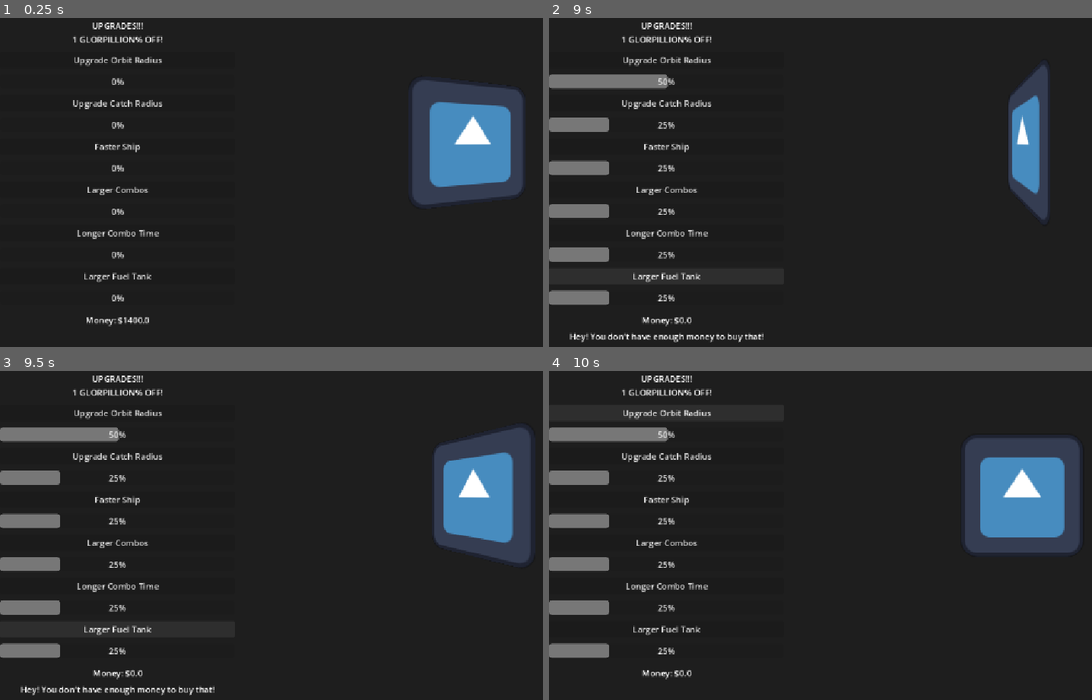
Above: before the commit, frames 1-4 (two rows, left to right).
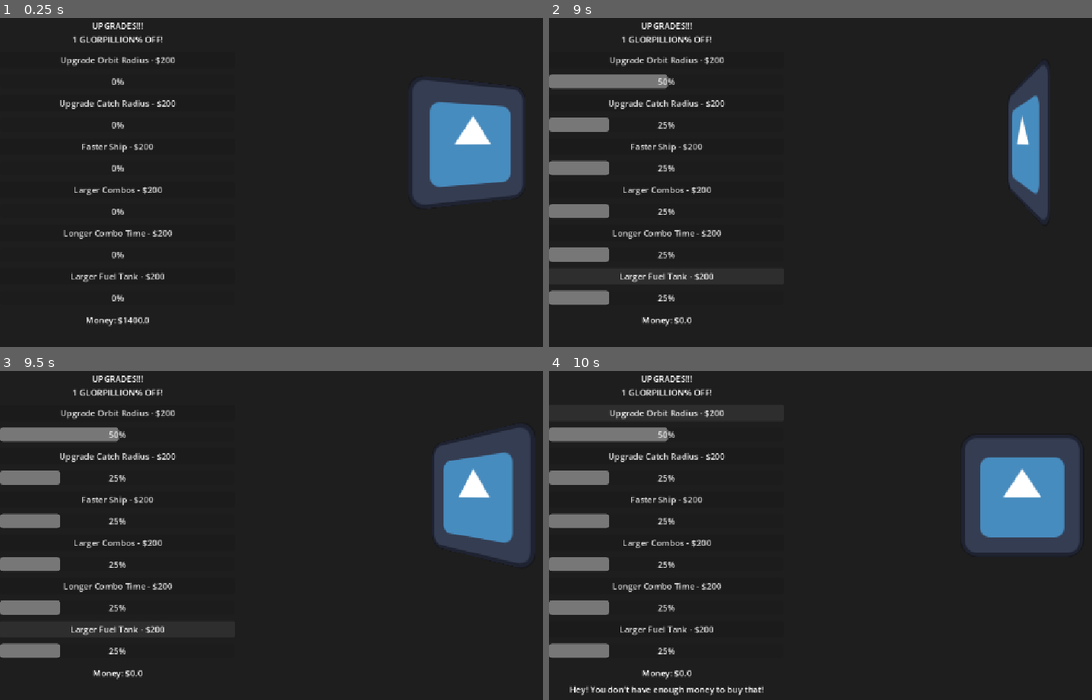
Above: after the commit, the same moments.

Repository: DudeNamedDarcy/CosmicJam2026
Game: Godot game, scene res://market/black_hole_market.tscn
Two runs of this game, one before a commit and one after it. Both use one fixed random seed, a clock stepped at 60 frames per second and the inputs below. The project has no main scene, so this scene is started directly. The engine's default icon, where the game draws it, is replaced by a stand-in: a white triangle on a blue panel in a dark square.
Inputs:
- Up to frame 1 (0.25 s): no input
- Up to frame 2 (9 s): click "Upgrade Orbit Radius" (after the commit: "Upgrade Orbit Radius - $200") at 0.5 s; click "Upgrade Catch Radius" (after the commit: "Upgrade Catch Radius - $200") at 1.25 s; click "Faster Ship" (after the commit: "Faster Ship - $200") at 2 s; click "Larger Combos" (after the commit: "Larger Combos - $200") at 2.75 s; click "Longer Combo Time" (after the commit: "Longer Combo Time - $200") at 3.5 s; click "Larger Fuel Tank" (after the commit: "Larger Fuel Tank - $200") at 4.25 s; click "Upgrade Orbit Radius" (after the commit: "Upgrade Orbit Radius - $200") at 5 s; click "Upgrade Catch Radius" (after the commit: "Upgrade Catch Radius - $200") at 5.75 s; click "Faster Ship" (after the commit: "Faster Ship - $200") at 6.5 s; click "Larger Combos" (after the commit: "Larger Combos - $200") at 7.25 s; click "Longer Combo Time" (after the commit: "Longer Combo Time - $200") at 8 s; click "Larger Fuel Tank" (after the commit: "Larger Fuel Tank - $200") at 8.75 s
- Up to frame 3 (9.5 s): no input
- Up to frame 4 (10 s): click "Upgrade Orbit Radius" (after the commit: "Upgrade Orbit Radius - $200") at 9.5 s

The runs differ from the first frame. In frame 1, 1.4% of the frame differs, in the area x 11-33%, y 11-81%; in frame 2, 1.8%; in frame 3, 1.8%; in frame 4, 1.8%, in the area x 3-40%, y 11-99%.

Commit message:
Organized files and added sound effect for out of money

Diff:
--- a/market/black_hole_market.gd
+++ b/market/black_hole_market.gd
@@ -17,6 +17,8 @@
 @onready var warning_label: Label = %WarningLabel
 
 @onready var cha_ching_audio_stream_player: AudioStreamPlayer = $ChaChingAudioStreamPlayer
+@onready var no_money_stream_player: AudioStreamPlayer = $NoMoneyStreamPlayer
+
 
 #Shoutout to Gwizz for the tutorial on subViewportContainers:
 #https://www.youtube.com/watch?v=K_mZeYLYpgg
@@ -25,6 +27,8 @@
 #https://www.youtube.com/watch?v=6JgycHywKXA
 
 var totalMoney = (ScoreAndUpgrades.money)
+
+var out_of_money_bool = true
 
 # Called when the node enters the scene tree for the first time.
 func _ready() -> void:
@@ -36,10 +40,13 @@
 	money_label.text = "Money: $" + str(totalMoney)
 
 func _out_of_money() -> void:
+	out_of_money_bool = false
+	no_money_stream_player.play()
 	warning_label.text = "Hey! You don't have enough money to buy that!"
-	await get_tree().create_timer(4).timeout
+	await get_tree().create_timer(3).timeout
 	#shoutout this video for making me remember await and making timers in code: https://www.youtube.com/watch?v=1sYgGvrDYag&t=851s
 	warning_label.text = ""
+	out_of_money_bool = true
 
 func _on_orbit_radius_button_pressed() -> void:
 	_handle_money(orbit_radius_progress, 200, orbit_radius_button)
@@ -68,6 +75,7 @@
 		if given_progress_bar.value >= 100:
 			given_button.text = "Sold Out!"
 	elif totalMoney < moneyAmount:
-		_out_of_money()
+		if out_of_money_bool:
+			_out_of_money()
 	else:
 		return
--- a/market/black_hole_market.tscn
+++ b/market/black_hole_market.tscn
@@ -1,8 +1,9 @@
 [gd_scene format=3 uid="uid://bqx38paaff4tm"]
 
 [ext_resource type="Script" uid="uid://bxkqrhvxfy0ky" path="res://market/black_hole_market.gd" id="1_1x0ya"]
-[ext_resource type="AudioStream" uid="uid://dfjggw5mqn4k6" path="res://cha_ching_fixed.wav" id="2_a7kth"]
+[ext_resource type="AudioStream" uid="uid://dfjggw5mqn4k6" path="res://sounds_market/cha_ching_fixed.wav" id="2_a7kth"]
 [ext_resource type="PackedScene" uid="uid://cs88wese704sl" path="res://market/glorp_scene.tscn" id="3_81d4i"]
+[ext_resource type="AudioStream" uid="uid://l4ihbu6r3bhk" path="res://sounds_market/broke_boy_alam_fix.wav" id="4_bq372"]
 
 [node name="BlackHoleMarket" type="CanvasLayer" unique_id=1787878085]
 script = ExtResource("1_1x0ya")
@@ -34,42 +35,42 @@
 
 [node name="OrbitRadiusButton" type="Button" parent="VBoxContainer" unique_id=1910482011]
 layout_mode = 2
-text = "Upgrade Orbit Radius"
+text = "Upgrade Orbit Radius - $200"
 
 [node name="OrbitRadiusProgress" type="ProgressBar" parent="VBoxContainer" unique_id=2120594186]
 layout_mode = 2
 
 [node name="CatchRadiusButton" type="Button" parent="VBoxContainer" unique_id=2122769251]
 layout_mode = 2
-text = "Upgrade Catch Radius"
+text = "Upgrade Catch Radius - $200"
 
 [node name="CatchRadiusProgress" type="ProgressBar" parent="VBoxContainer" unique_id=1156558673]
 layout_mode = 2
 
 [node name="FasterShipButton" type="Button" parent="VBoxContainer" unique_id=1399558802]
 layout_mode = 2
-text = "Faster Ship"
+text = "Faster Ship - $200"
 
 [node name="FasterShipProgress" type="ProgressBar" parent="VBoxContainer" unique_id=258130769]
 layout_mode = 2
 
 [node name="LargerCombosButton" type="Button" parent="VBoxContainer" unique_id=742671000]
 layout_mode = 2
-text = "Larger Combos"
+text = "Larger Combos - $200"
 
 [node name="LargerCombosProgress" type="ProgressBar" parent="VBoxContainer" unique_id=1765536743]
 layout_mode = 2
 
 [node name="LongerComboButton" type="Button" parent="VBoxContainer" unique_id=485726108]
 layout_mode = 2
-text = "Longer Combo Time"
+text = "Longer Combo Time - $200"
 
 [node name="LongerComboProgress" type="ProgressBar" parent="VBoxContainer" unique_id=1980857853]
 layout_mode = 2
 
 [node name="LargerFuelButton" type="Button" parent="VBoxContainer" unique_id=1366612870]
 layout_mode = 2
-text = "Larger Fuel Tank
+text = "Larger Fuel Tank - $200
 "
 
 [node name="LargerFuelProgress" type="ProgressBar" parent="VBoxContainer" unique_id=691125284]
@@ -121,6 +122,9 @@
 
 [node name="GlorpScene" parent="SubViewportContainer/SubViewport" unique_id=1403479836 instance=ExtResource("3_81d4i")]
 
+[node name="NoMoneyStreamPlayer" type="AudioStreamPlayer" parent="." unique_id=320706738]
+stream = ExtResource("4_bq372")
+
 [connection signal="pressed" from="VBoxContainer/OrbitRadiusButton" to="." method="_on_orbit_radius_button_pressed"]
 [connection signal="pressed" from="VBoxContainer/CatchRadiusButton" to="." method="_on_catch_radius_button_pressed"]
 [connection signal="pressed" from="VBoxContainer/FasterShipButton" to="." method="_on_faster_ship_button_pressed"]
Renamed: score_and_upgrades.gd -> singletons/score_and_upgrades.gd
Renamed: score_and_upgrades.gd.uid -> singletons/score_and_upgrades.gd.uid
Not shown, added: sounds_market/broke_boy_alam_fix.wav.import
Not shown, added: sounds_market/broke_boy_alarm.wav.import
Not shown, changed: sounds_market/cha_ching_fixed.wav.import
Not shown, added: sounds_market/broke_boy_alam_fix.wav
Not shown, added: sounds_market/broke_boy_alarm.wav
Not shown, added: sounds_market/cha_ching_fixed.wav
